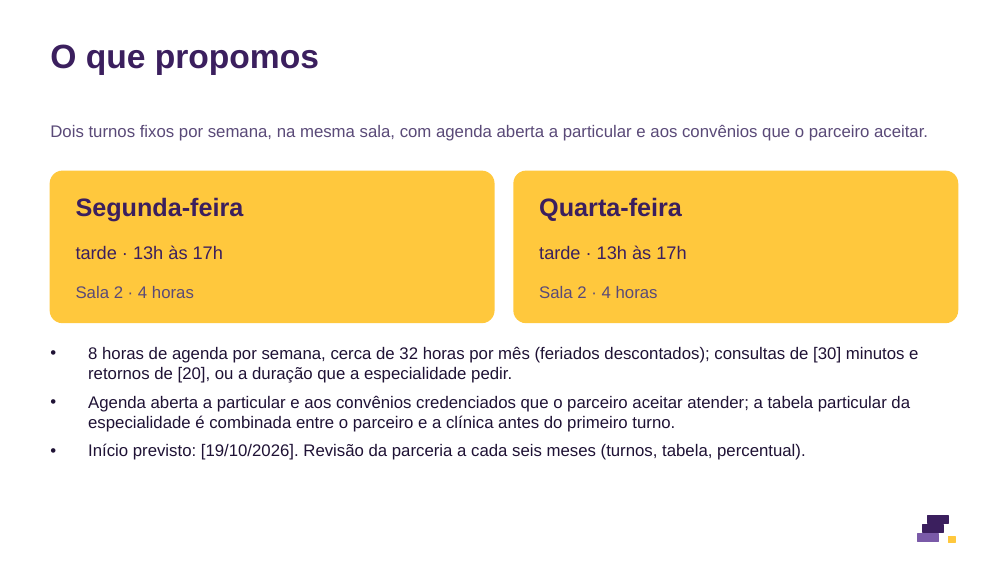
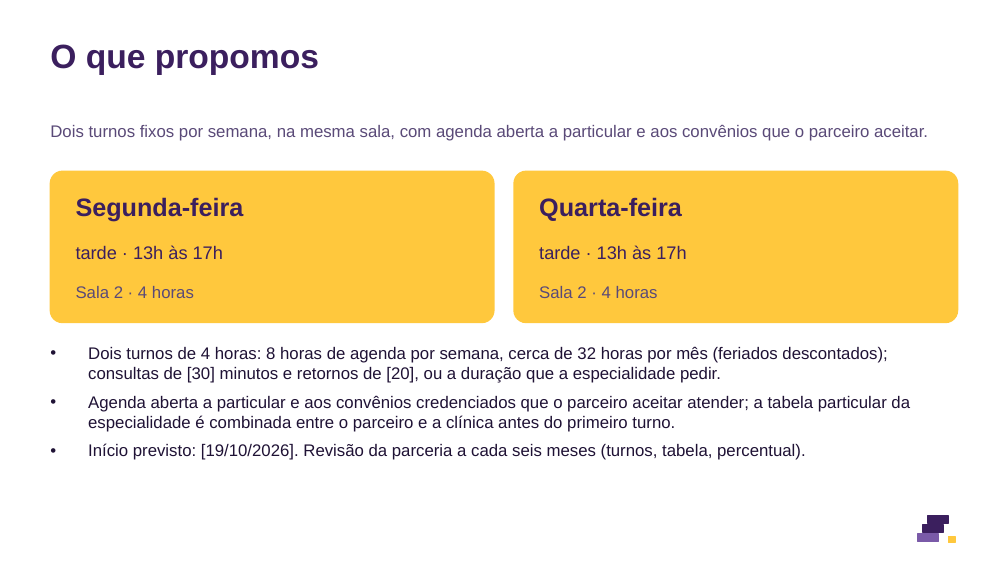
Before and after one commit to eduardomtzz/claude-code, a slide deck: slide 3 of projetos/gestao-ia-planilhas/produto/kit-medicos/entrega/28-modelo-proposta-de-parceria-10-slides.pptx. Drawn at 1008x567 pixels with LibreOffice and Linux fonts; fonts in the diff are those of the drawing. Boxes give left, top, right and bottom in pixels: in the first picture for what was removed or moved away, otherwise in the second. Text is boxed around its words. In the diff, an @@ line names an element or a change of style, - is before the commit and + after.

```diff
--- a/projetos/gestao-ia-planilhas/produto/kit-medicos/entrega/28-modelo-proposta-de-parceria-10-slides.pptx
+++ b/projetos/gestao-ia-planilhas/produto/kit-medicos/entrega/28-modelo-proposta-de-parceria-10-slides.pptx
@@ text at (x1=88, y1=346, x2=887, y2=383): text changed @@
-• 8 horas de agenda por semana, cerca de 32 horas por mês (feriados descontados); consultas de [30] minutos e retornos de [20], ou a duração que a especialidade pedir.
+• Dois turnos de 4 horas: 8 horas de agenda por semana, cerca de 32 horas por mês (feriados descontados); consultas de [30] minutos e retornos de [20], ou a duração que a especialidade pedir.
```
Also in this commit, not shown: 1 other slide changed, 37 other files.
